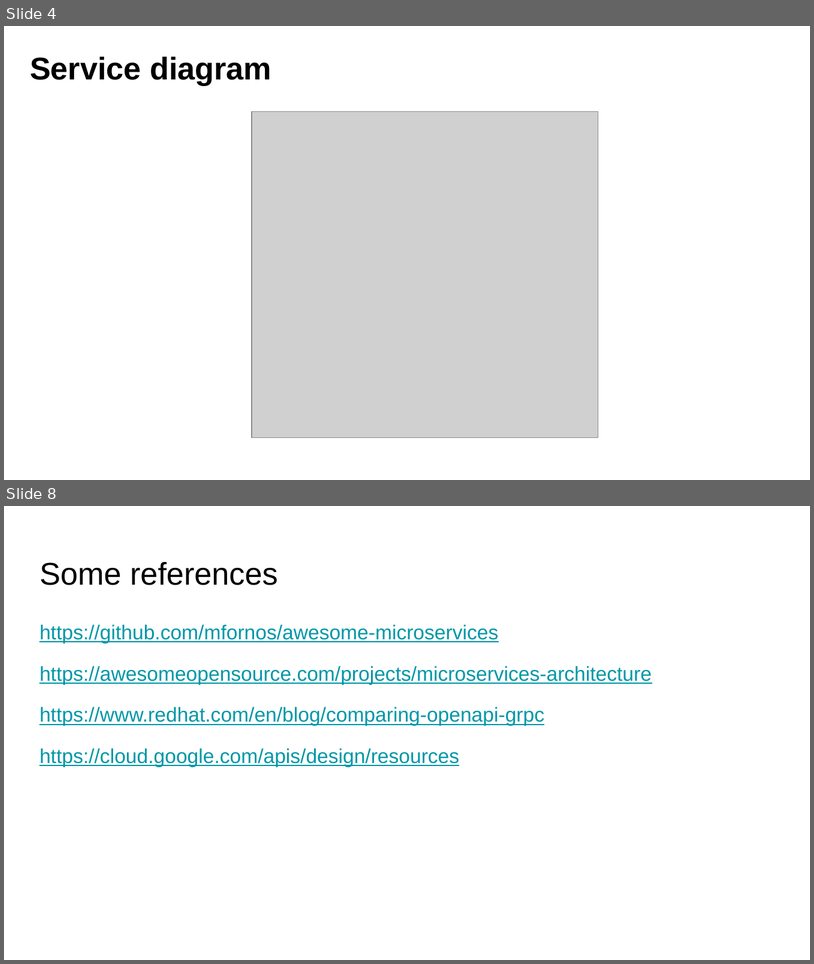
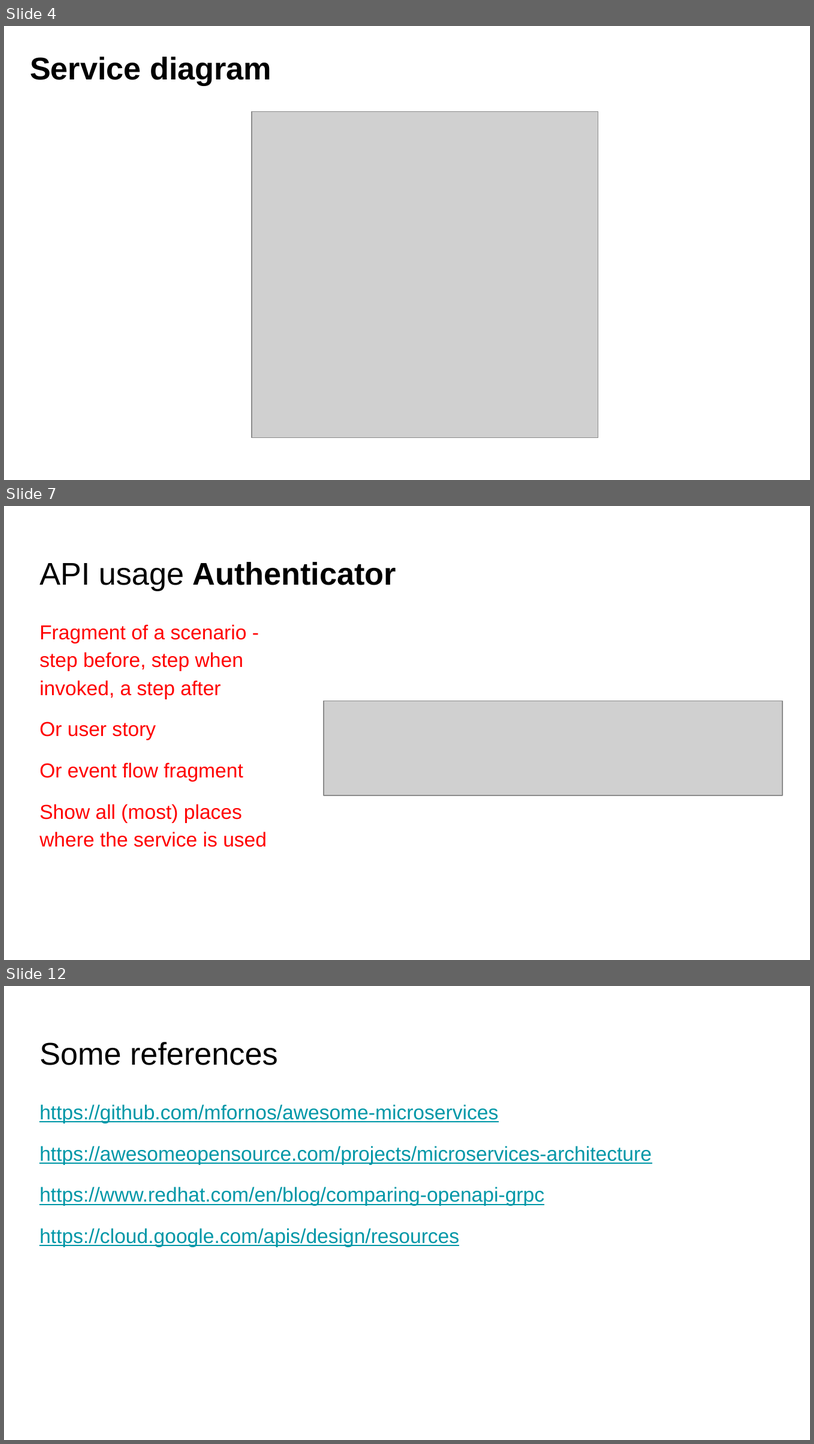
Before and after one commit to fanglores/Advanced-Software-Design, a slide deck: PracticeTasks/Module2/Task_10/Task_10.pptx. Shown one above the other, each under a label of ours: slides 4 and 8 before the commit, slides 4, 7 and 12 after it; the slides between them are not shown. The pictures are 814x964 and 814x1444 pixels, drawn with LibreOffice and Linux fonts; fonts in the diff are those of the drawing; grey boxes stand for pictures. Boxes give left, top, right and bottom in pixels: in the first picture for what was removed or moved away, otherwise in the second. Text is boxed around its words. In the diff, an @@ line names an element or a change of style, - is before the commit and + after.

```diff
--- a/PracticeTasks/Module2/Task_10/Task_10.pptx
+++ b/PracticeTasks/Module2/Task_10/Task_10.pptx
@@ slide 7 added at box(4, 506, 810, 960), background #FFFFFF @@
@@ title added at box(39, 562, 396, 591), 28 pt, text #000000, bold @@
+API usage Authenticator
@@ text added at box(39, 624, 267, 847), 18 pt, text #FF0000 @@
+Fragment of a scenario - step before, step when invoked, a step after
+Or user story
+Or event flow fragment
+Show all (most) places where the service is used
@@ picture added at box(324, 700, 783, 795) @@
@@ what was slide 8 is now slide 12 @@
```
Also in this commit, not shown: 2 slides changed, 4 other slides added, 1 slide removed.
